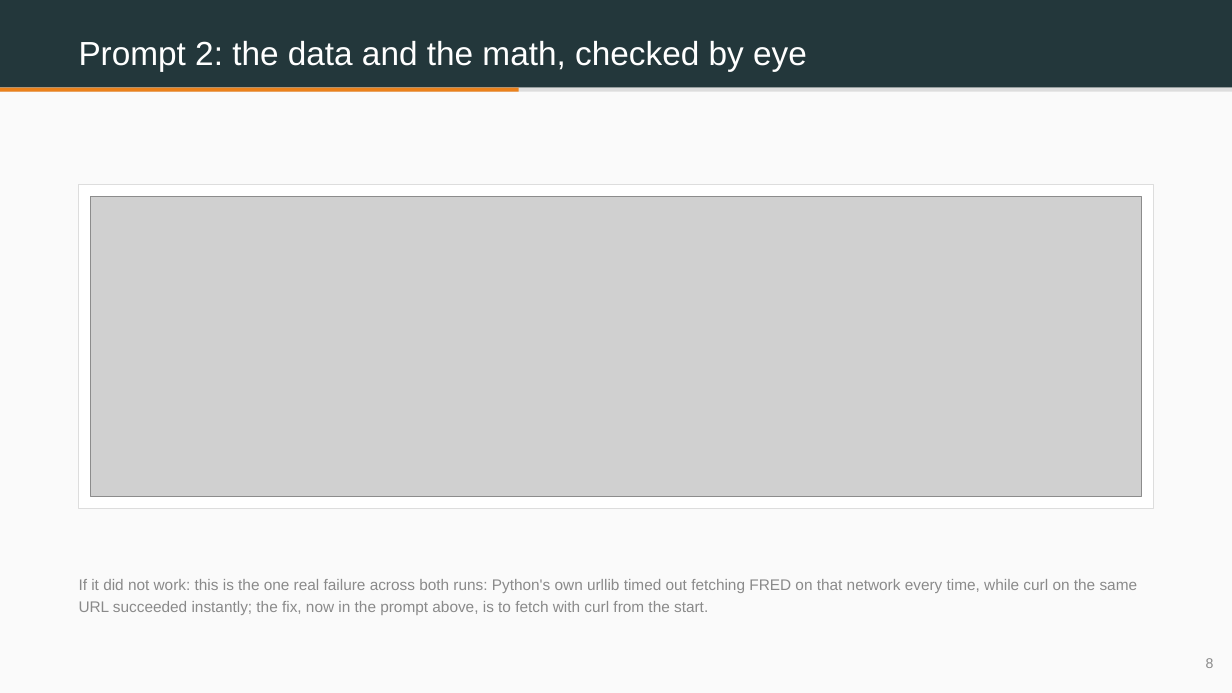
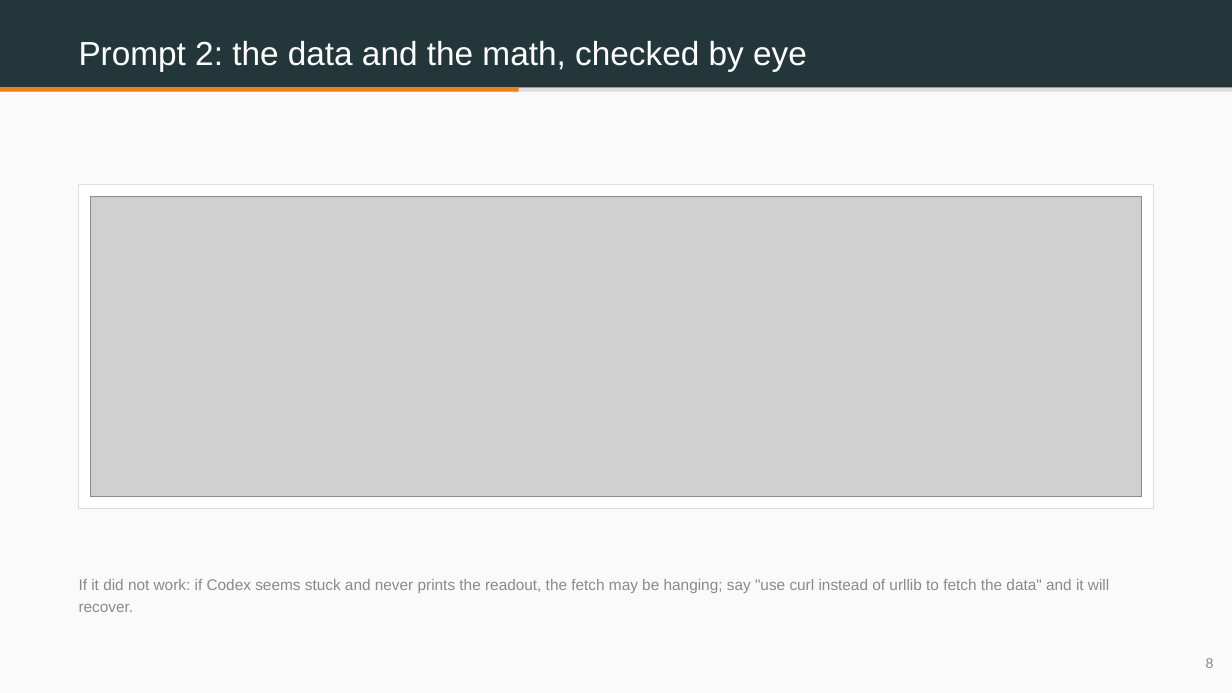
Before and after one commit to benjiesotelo-sudo/Telos_FIN1209, a slide deck: slide 8 of special-lecture/FIN1209-Special-Lecture-3-BuildIt-Student-Edition.pptx. Drawn at 1232x693 pixels with LibreOffice and Linux fonts; fonts in the diff are those of the drawing; grey boxes stand for pictures. Boxes give left, top, right and bottom in pixels: in the first picture for what was removed or moved away, otherwise in the second. Text is boxed around its words. In the diff, an @@ line names an element or a change of style, - is before the commit and + after.

```diff
--- a/special-lecture/FIN1209-Special-Lecture-3-BuildIt-Student-Edition.pptx
+++ b/special-lecture/FIN1209-Special-Lecture-3-BuildIt-Student-Edition.pptx
@@ text at <box>79,579,1109,612</box>: text changed @@
-If it did not work: this is the one real failure across both runs: Python's own urllib timed out fetching FRED on that network every time, while curl on the same URL succeeded instantly; the fix, now in the prompt above, is to fetch with curl from the start.
+If it did not work: if Codex seems stuck and never prints the readout, the fetch may be hanging; say "use curl instead of urllib to fetch the data" and it will recover.
```
Also in this commit, not shown: 5 other slides changed, 8 other files.
